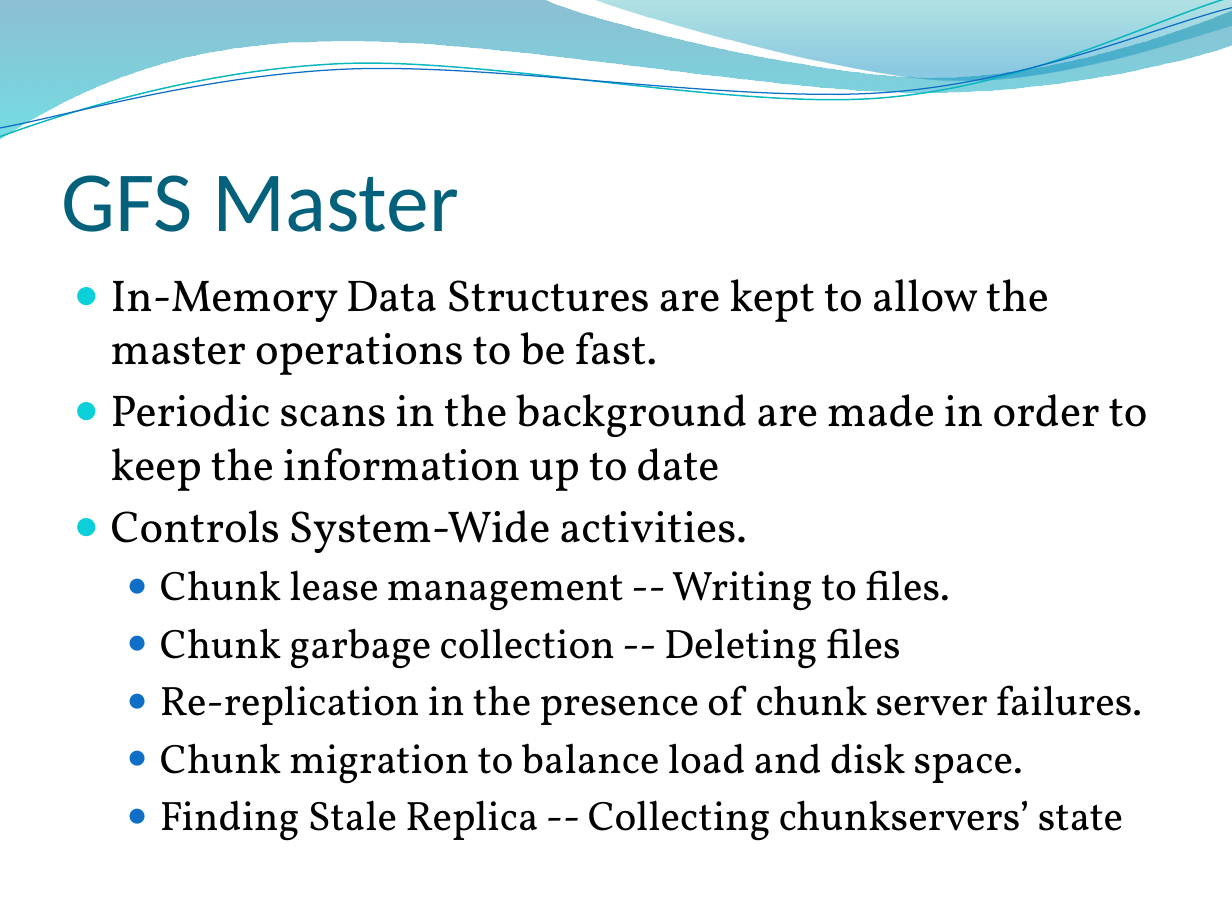
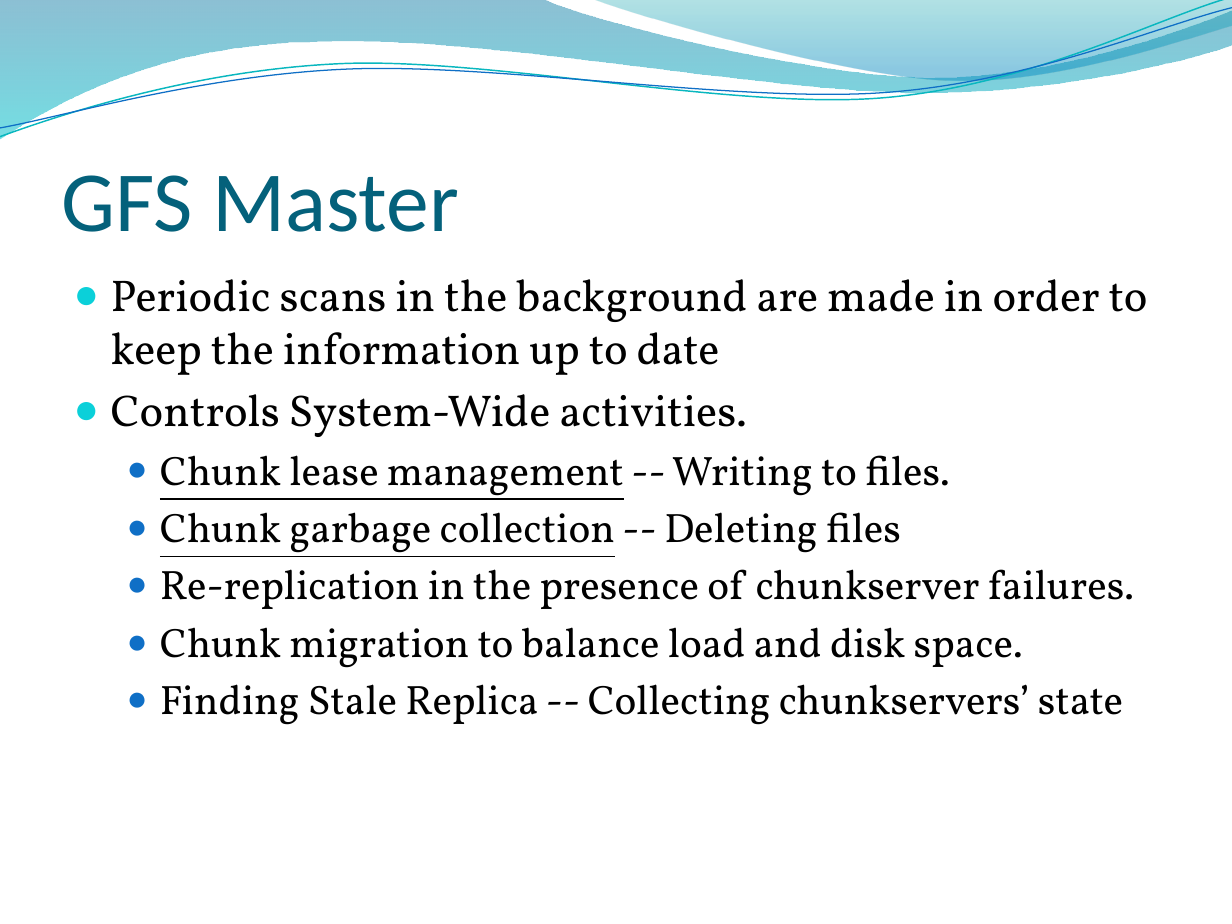
Before and after one commit to edvelezg/unb-os, a slide deck: slide 16 of google-fs/google-fs.pptx (slide 18 before the commit). Drawn at 1232x924 pixels with LibreOffice and Linux fonts; fonts in the diff are those of the drawing; background and template pictures are left out. Boxes give left, top, right and bottom in pixels: in the first picture for what was removed or moved away, otherwise in the second. Text is boxed around its words. In the diff, an @@ line names an element or a change of style, - is before the commit and + after.

```diff
--- a/google-fs/google-fs.pptx
+++ b/google-fs/google-fs.pptx
@@ text at (111,279,1049,375): paragraph removed @@
-● In-Memory Data Structures are kept to allow the master operations to be fast.
@@ text at (160,455,950,557): underline on in "Chunk lease management", "Chunk garbage collection" @@
@@ text at (160,569,1134,609): spaces changed @@
-  ● Re-replication in the presence of chunk server failures.
+  ● Re-replication in the presence of chunkserver failures.
```
Also in this commit, not shown: 12 other slides changed, 2 slides added, 4 slides removed.
